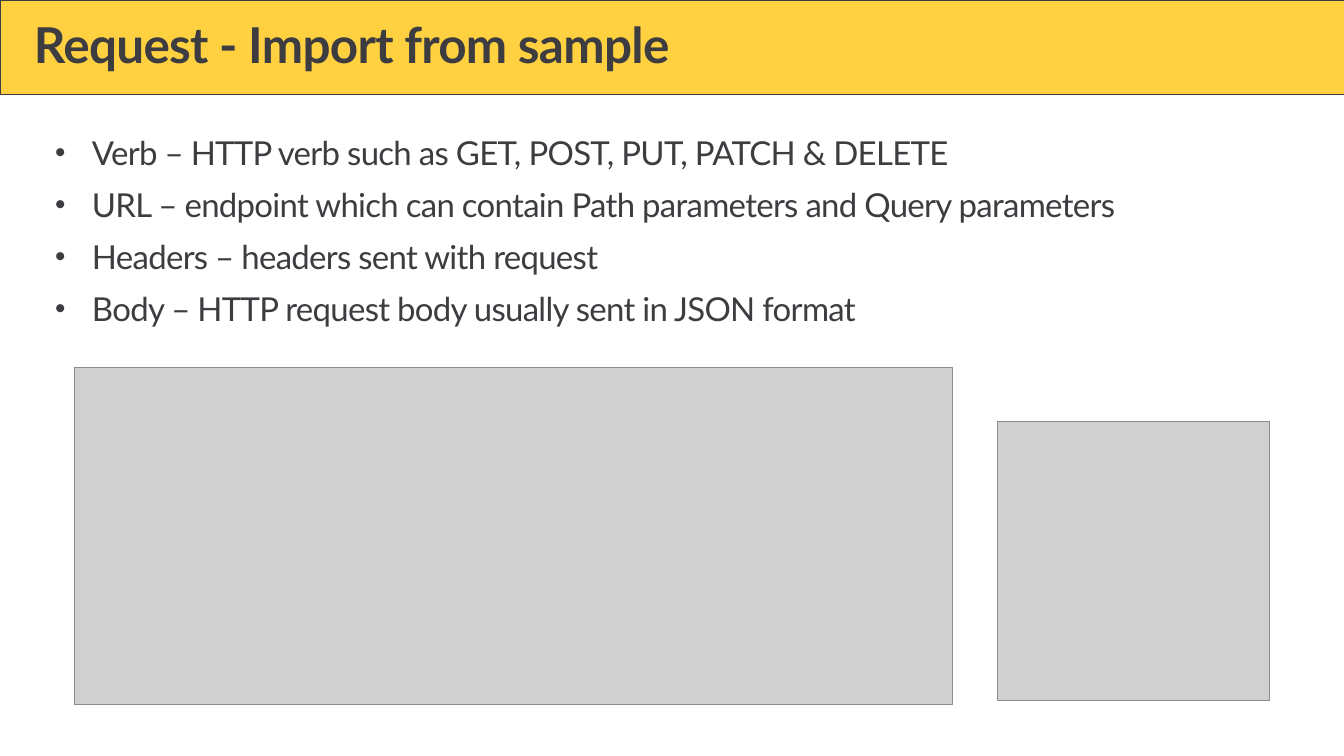
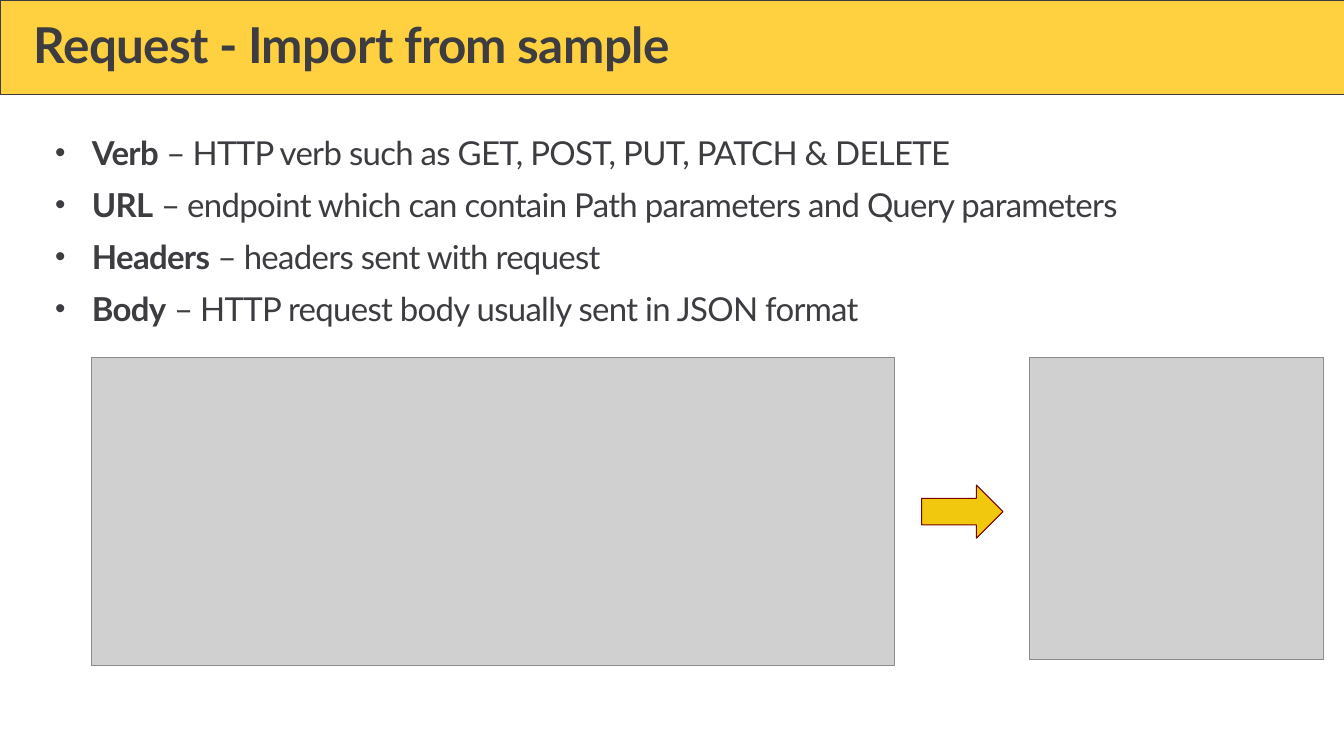
Before and after one commit to PowerBiDevCamp/Camp-Sessions, a slide deck: slide 17 of Session 17 - Building Solutions using Power Automate and the Power BI REST APIs.pptx (slide 15 before the commit). Drawn at 1344x756 pixels with LibreOffice and Linux fonts; fonts in the diff are those of the drawing; grey boxes stand for pictures; background and template pictures are left out. Boxes give left, top, right and bottom in pixels: in the first picture for what was removed or moved away, otherwise in the second. Text is boxed around its words. In the diff, an @@ line names an element or a change of style, - is before the commit and + after.

```diff
--- a/Session 17 - Building Solutions using Power Automate and the Power BI REST APIs.pptx
+++ b/Session 17 - Building Solutions using Power Automate and the Power BI REST APIs.pptx
@@ text "Verb – HTTP verb such ..." at [92, 140, 1117, 327]: bold on in "Verb", "URL", "Headers", "Body" @@
@@ picture: place and size @@
-picture at [74, 367, 953, 704]
+picture at [92, 358, 894, 666]
@@ picture: place and size @@
-picture at [997, 421, 1270, 701]
+picture at [1030, 358, 1324, 659]
@@ right arrow added at [922, 485, 1003, 539], fill #F2C80F, outline #760000 0.75 pt @@
```
Also in this commit, not shown: 10 other slides changed, 14 slides added, 11 slides removed.
